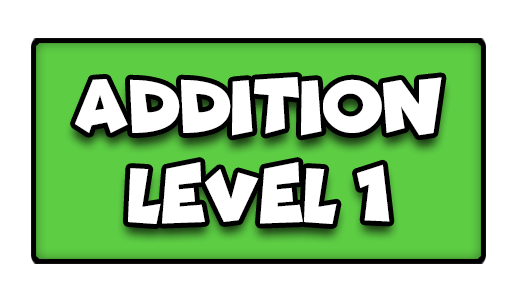
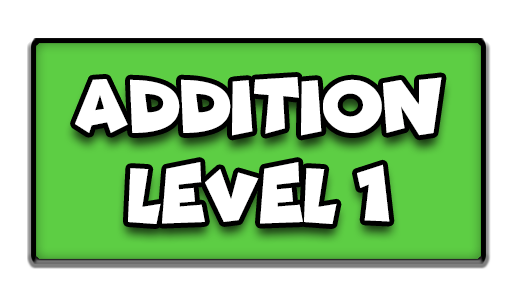
Comparing the layer stacks of the two 517px x 301px images. Changes:
pixels changed over (27, 41, 491, 269) (layer not identified)
